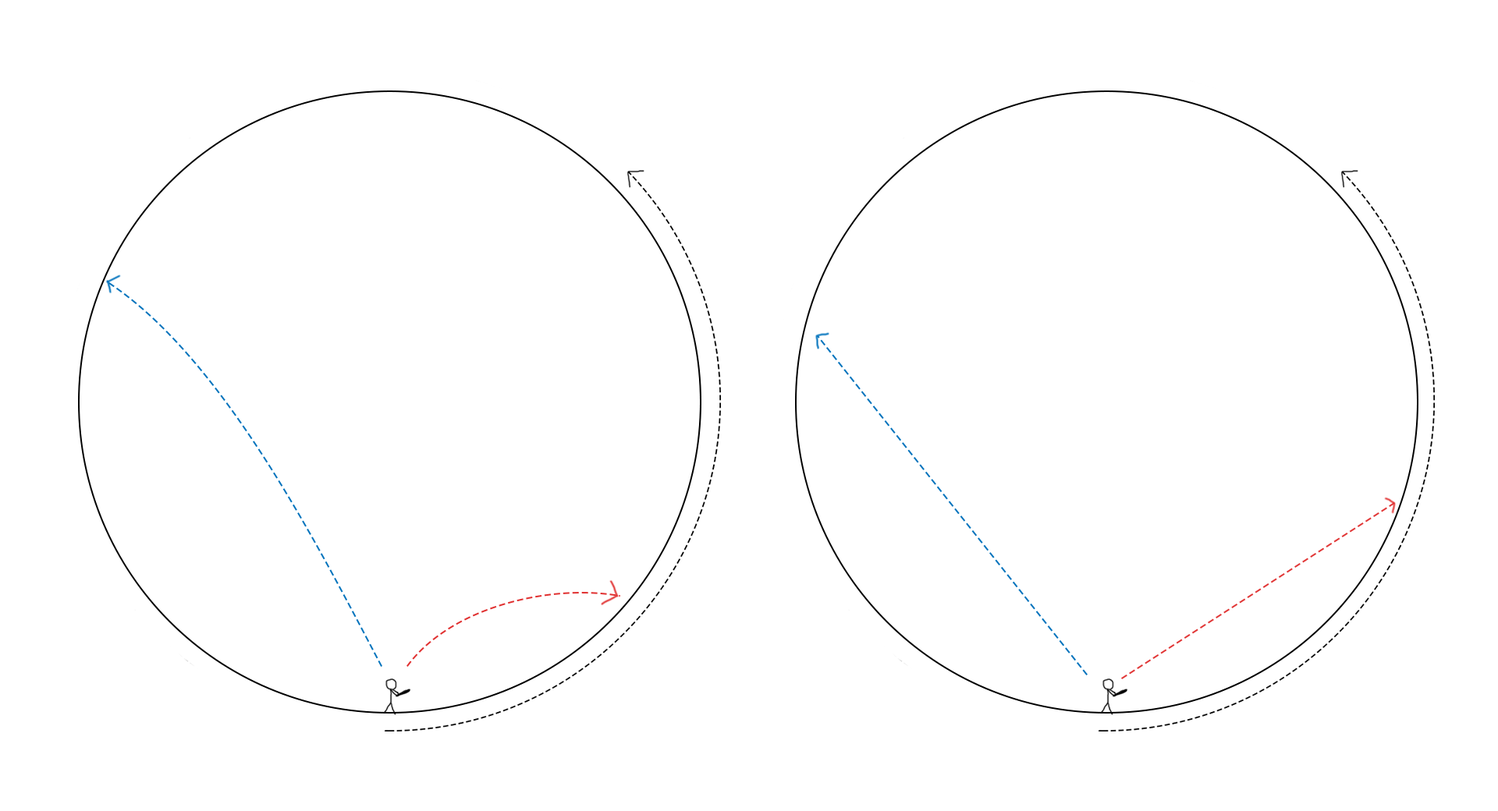
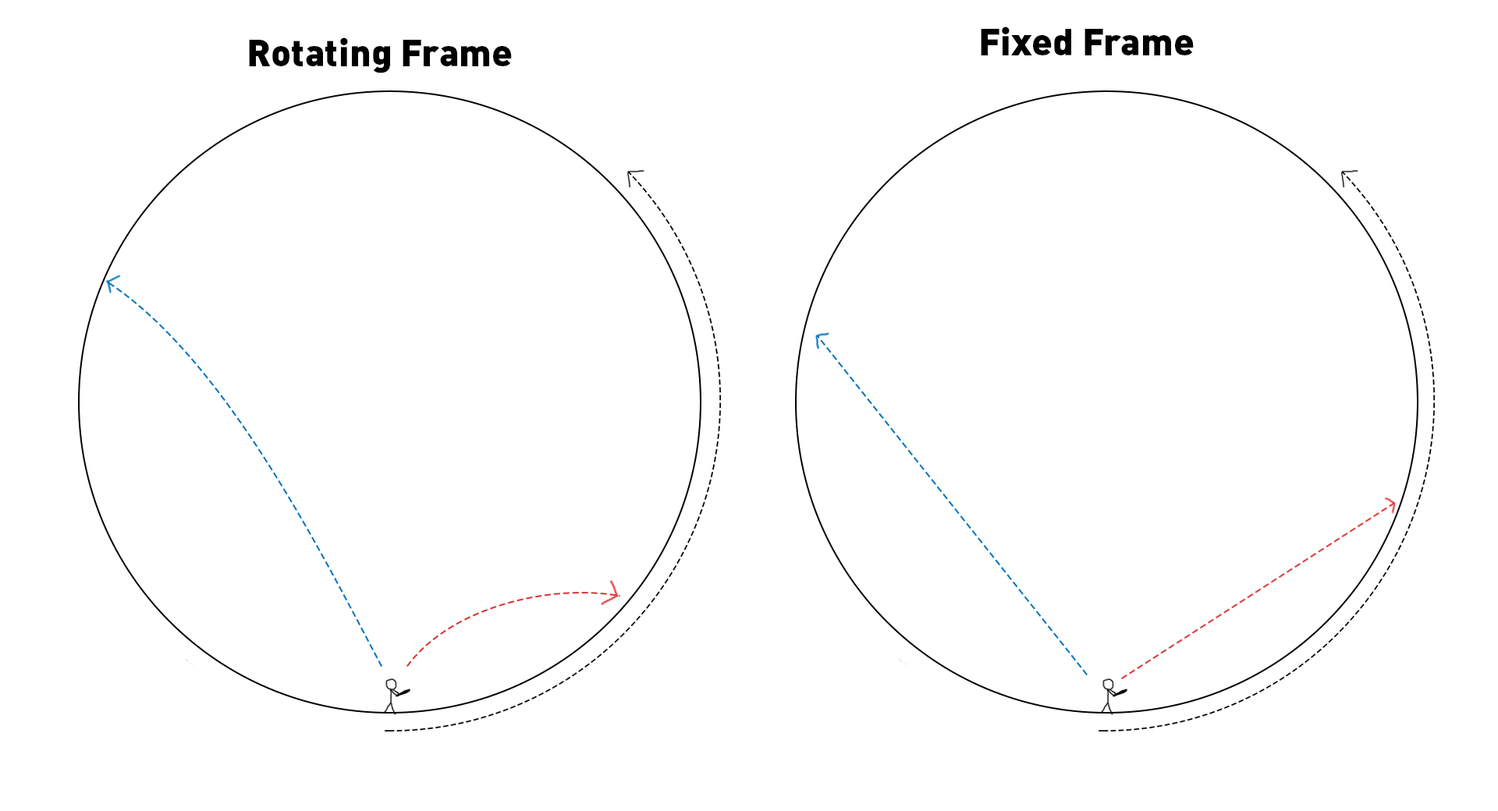
Comparing the layer stacks of the two 1498 × 811 images. Changes:
added layer "Fixed Frame" above "Rotating Frame" over [980,26,1194,56]
added layer "Rotating Frame" above "Group 1 copy" over [248,37,512,74]
